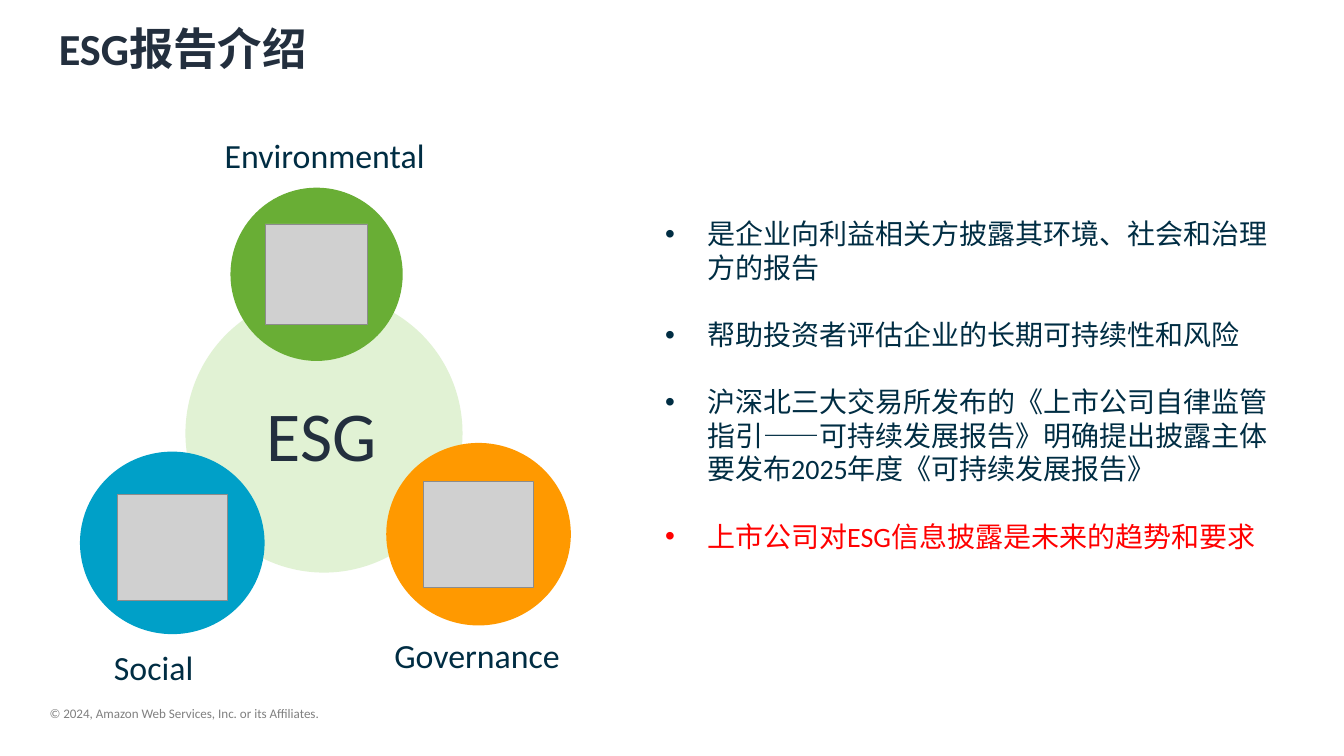
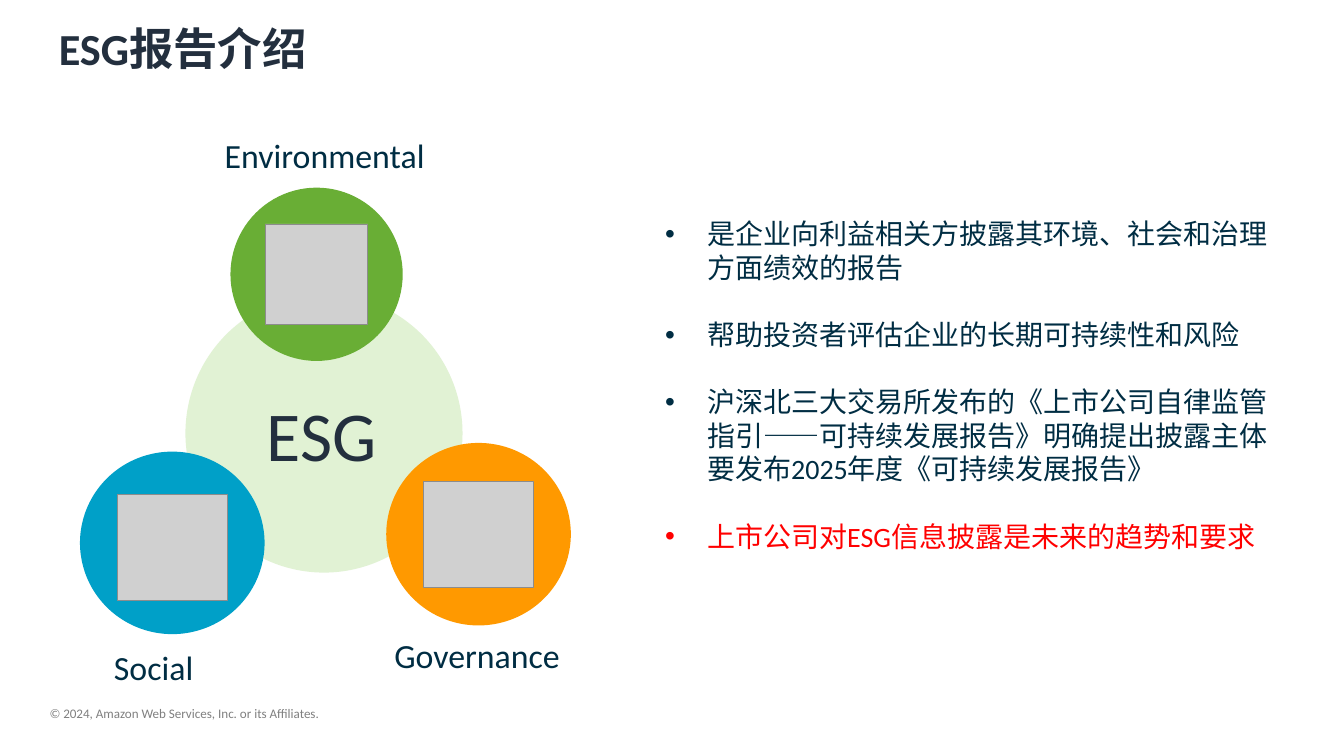
Before and after one commit to zanbei/bedrock_ci_north, a slide deck: slide 8 of bedrock_ppt.pptx. Drawn at 1344x756 pixels with LibreOffice and Linux fonts; fonts in the diff are those of the drawing; grey boxes stand for pictures; background and template pictures are left out. Boxes give left, top, right and bottom in pixels: in the first picture for what was removed or moved away, otherwise in the second. Text is boxed around its words. In the diff, an @@ line names an element or a change of style, - is before the commit and + after.

Commit message:
chore: ppt updated

```diff
--- a/bedrock_ppt.pptx
+++ b/bedrock_ppt.pptx
@@ text at bbox=[707, 220, 1267, 281]: text changed @@
-• 是企业向利益相关方披露其环境、社会和治理方的报告
+• 是企业向利益相关方披露其环境、社会和治理方面绩效的报告
```
Also in this commit, not shown: 2 other slides changed, 1 other file.
